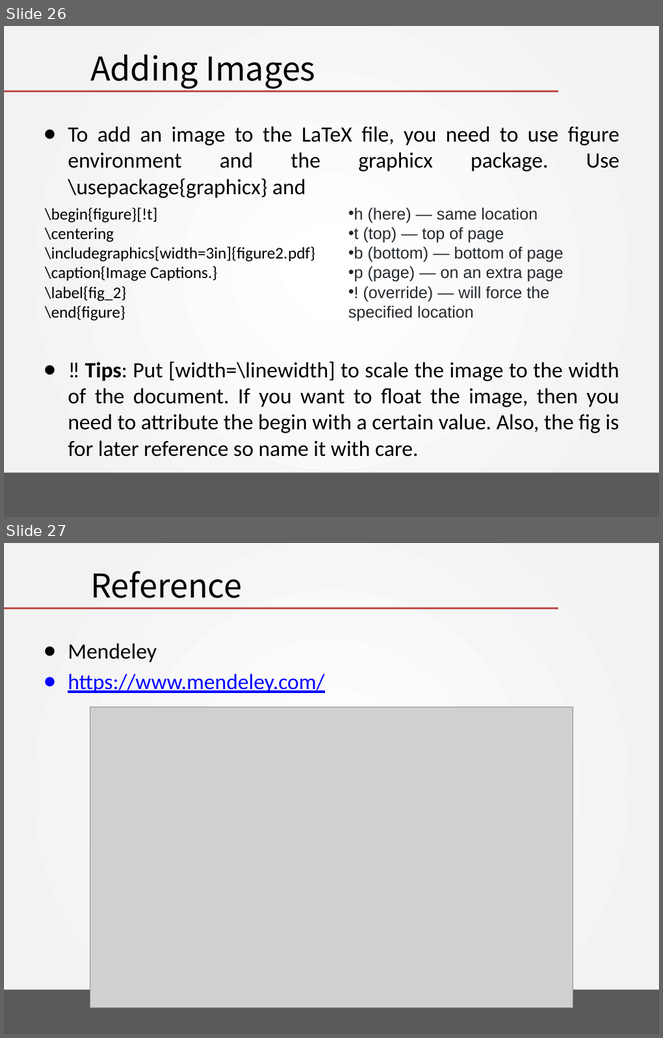
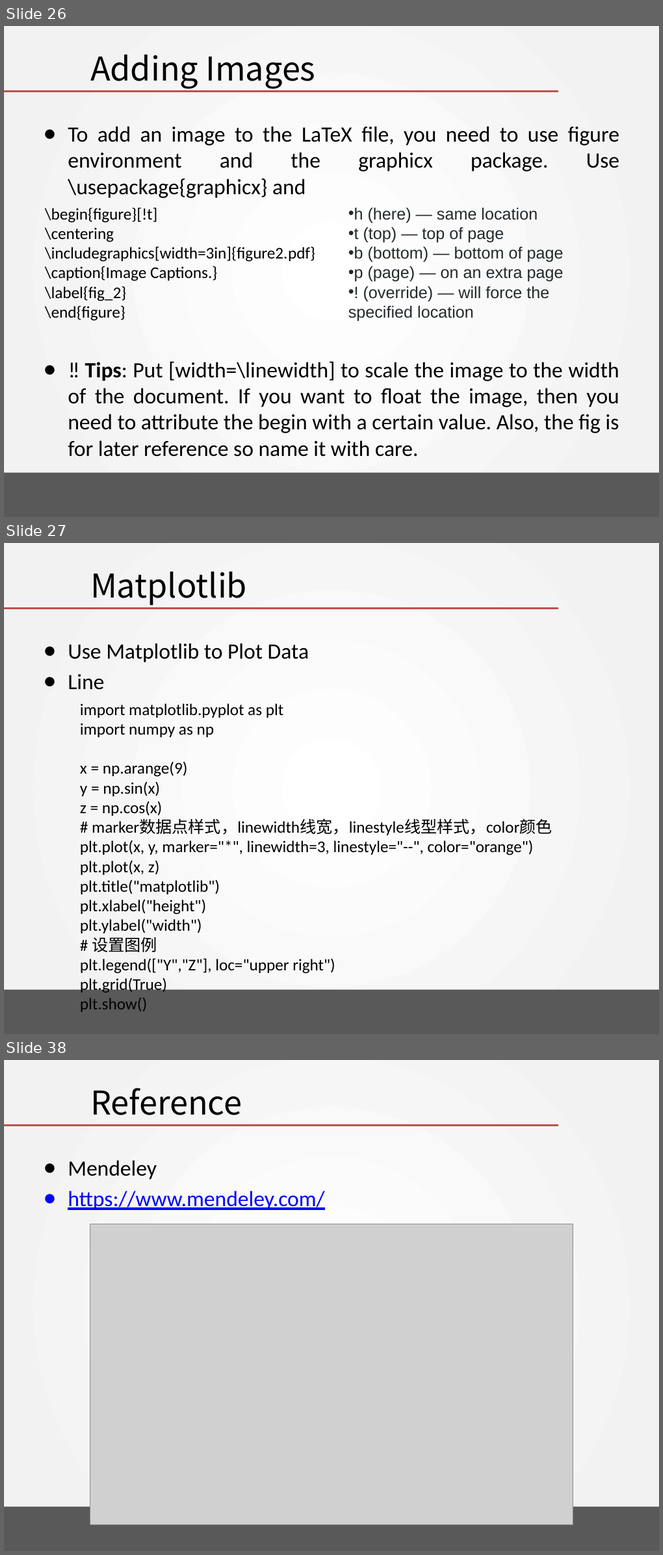
Before and after one commit to RainMan1860/Artificial_Intelligence_2019, a slide deck: chapter 07 - Latex Programming/Begin Latex in minute.pptx. Shown one above the other, each under a label of ours: slides 26 and 27 before the commit, slides 26, 27 and 38 after it; the slides between them are not shown. The pictures are 663x1038 and 663x1555 pixels, drawn with LibreOffice and Linux fonts; fonts in the diff are those of the drawing; grey boxes stand for pictures; background and template pictures are left out. Boxes give left, top, right and bottom in pixels: in the first picture for what was removed or moved away, otherwise in the second. Text is boxed around its words. In the diff, an @@ line names an element or a change of style, - is before the commit and + after.

```diff
--- a/chapter 07 - Latex Programming/Begin Latex in minute.pptx
+++ b/chapter 07 - Latex Programming/Begin Latex in minute.pptx
@@ slide 27 added at (4,543,659,1034), background gradient #FFFFFF to #F2F2F2; not listed: 2 template elements that a slide beside it also shows @@
@@ title added at (90,572,247,605), 36 pt, text #000000 @@
+Matplotlib
@@ text added at (68,643,309,690), 24 pt, text #000000 @@
+● Use Matplotlib to Plot Data
+● Line
@@ text added at (80,704,553,1012), 18 pt, text #000000 @@
+import matplotlib.pyplot as plt
+import numpy as np
+x = np.arange(9)
+y = np.sin(x)
+z = np.cos(x)
+# marker数据点样式，linewidth线宽，linestyle线型样式，color颜色
+plt.plot(x, y, marker="*", linewidth=3, linestyle="--", color="orange")
+plt.plot(x, z)
+plt.title("matplotlib")
+plt.xlabel("height")
+plt.ylabel("width")
+# 设置图例
+plt.legend(["Y","Z"], loc="upper right")
+plt.grid(True)
+plt.show()
@@ what was slide 27 is now slide 38 @@
```
Also in this commit, not shown: 14 other slides added.
